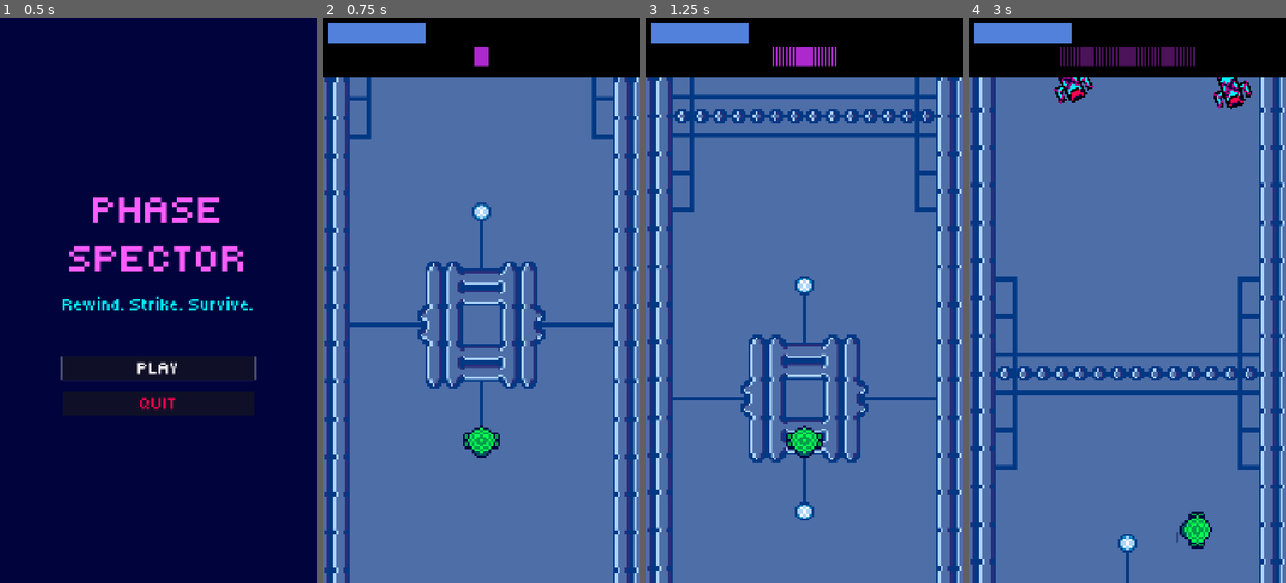
Above: before the commit, frames 1-4 (left to right).
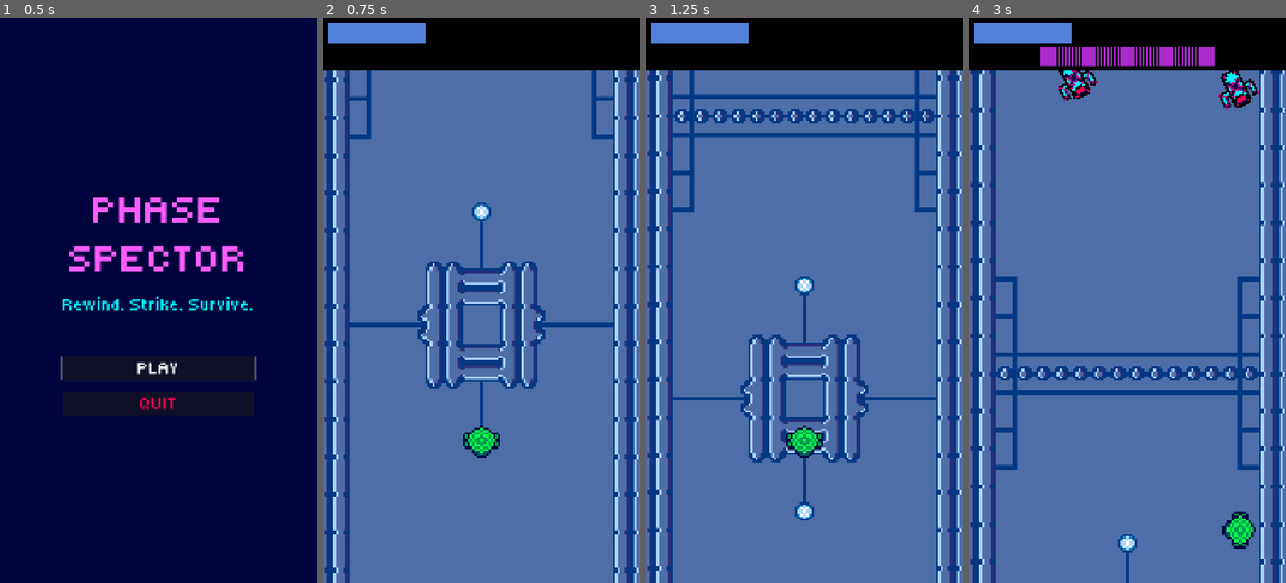
Above: after the commit, the same moments.

Repository: cormacoshaughnessey-maker/PanthersArcade
Game: Godot game, scene res://Scenes/title_screen.tscn
Same seed, same stepped clock (60 frames per second), same inputs: the game is played once before the commit and once after it.
Inputs:
- Up to frame 1 (0.5 s): no input
- Up to frame 2 (0.75 s): click "PLAY" at 0.5 s
- Up to frame 3 (1.25 s): no input
- Up to frame 4 (3 s): hold Right (right) 1.28-2.03 s; hold Space (rewind) 1.28-2.03 s; hold Down (down) 2.03-2.78 s; tap Space (rewind) at 2.1 s; hold Right (right) from 2.78 s (still down); hold Space (rewind) from 2.78 s (still down)

Frame 1 is identical in both runs. In frame 2, 1.4% of the frame differs, in the area x 0-100%, y 5-11%; in frame 3, 1.7%; in frame 4, 4.9%, in the area x 0-100%, y 5-94%.

Commit message:
Require Movement To Rewind
Added a new variable to the player (configurable in the editor) to toggle whether or not staying in place still fills the rewind bar. Also resized some sprites to their actual size.

Diff:
--- a/panthers-arcade-game/Scenes/enemy_projectile.tscn
+++ b/panthers-arcade-game/Scenes/enemy_projectile.tscn
@@ -4,7 +4,7 @@
 [ext_resource type="Texture2D" uid="uid://bn6rny7o53e5k" path="res://Assets/arrow.png" id="2_sprite"]
 
 [sub_resource type="RectangleShape2D" id="RectShape2D_projectile"]
-size = Vector2(22, 77)
+size = Vector2(32, 128)
 
 [node name="EnemyProjectile" type="Area2D" unique_id=1675078706]
 collision_layer = 16
@@ -12,9 +12,7 @@
 script = ExtResource("1_projectile")
 
 [node name="Sprite2D" type="Sprite2D" parent="." unique_id=1957256565]
-scale = Vector2(0.7, 0.7)
 texture = ExtResource("2_sprite")
 
 [node name="CollisionShape2D" type="CollisionShape2D" parent="." unique_id=415012167]
-position = Vector2(0, -0.5)
 shape = SubResource("RectShape2D_projectile")
--- a/panthers-arcade-game/Scenes/game.tscn
+++ b/panthers-arcade-game/Scenes/game.tscn
@@ -16,11 +16,11 @@
 
 [sub_resource type="WorldBoundaryShape2D" id="WorldBoundaryShape2D_v158k"]
 normal = Vector2(0, 1)
-distance = 200.0
+distance = 180.0
 
 [sub_resource type="WorldBoundaryShape2D" id="WorldBoundaryShape2D_wowpa"]
 
-[node name="Game" type="Node2D" unique_id=1653535691]
+[node name="Game" type="Node2D" unique_id=1653535691 groups=["game"]]
 script = ExtResource("1_ebmjs")
 default_lives = 5
 
@@ -28,7 +28,7 @@
 
 [node name="ColorRect" type="ColorRect" parent="UI" unique_id=226352673]
 offset_right = 1080.0
-offset_bottom = 200.0
+offset_bottom = 180.0
 color = Color(0, 0, 0, 1)
 
 [node name="HealthUI" parent="UI" unique_id=143631567 instance=ExtResource("5_ui")]
@@ -48,6 +48,7 @@
 invincibility_duration = 1.0
 rewind_invincibility_duration = 0.5
 pause_on_rewind = false
+require_movement_to_rewind = true
 max_rewind_length_in_seconds = 1.0
 
 [node name="PlayerAttacks" type="Node" parent="." unique_id=1452552307]
--- a/panthers-arcade-game/Scenes/player.tscn
+++ b/panthers-arcade-game/Scenes/player.tscn
@@ -50,7 +50,7 @@
 [sub_resource type="RectangleShape2D" id="RectangleShape2D_v0iea"]
 size = Vector2(128, 112)
 
-[node name="Player" type="CharacterBody2D" unique_id=103552615]
+[node name="Player" type="CharacterBody2D" unique_id=103552615 groups=["player"]]
 collision_layer = 2
 motion_mode = 1
 script = ExtResource("1_v0iea")
--- a/panthers-arcade-game/Scenes/rewind_attack.tscn
+++ b/panthers-arcade-game/Scenes/rewind_attack.tscn
@@ -4,7 +4,7 @@
 [ext_resource type="Texture2D" uid="uid://ccqxbfc6v34mb" path="res://Assets/rewindbubble.png" id="2_rewind_sprite"]
 
 [sub_resource type="CircleShape2D" id="CircleShape2D_2e2wj"]
-radius = 96.0
+radius = 72.06247
 
 [node name="RewindAttack" type="Area2D" unique_id=1341129594 groups=["player_attacks"]]
 collision_layer = 8
@@ -15,7 +15,6 @@
 shape = SubResource("CircleShape2D_2e2wj")
 
 [node name="Sprite2D" type="Sprite2D" parent="." unique_id=120360257]
-scale = Vector2(1.5, 1.5)
 texture = ExtResource("2_rewind_sprite")
 
 [connection signal="area_entered" from="." to="." method="_on_area_entered"]
--- a/panthers-arcade-game/Scripts/player.gd
+++ b/panthers-arcade-game/Scripts/player.gd
@@ -6,6 +6,7 @@
 @export var invincibility_duration := 1.5  # seconds of i-frames after getting hit
 @export var rewind_invincibility_duration := 1.0 # seconds of i-frames after finishing a rewind
 @export var pause_on_rewind := true # Determines whether or not enemies pause while rewinding
+@export var require_movement_to_rewind := false
 
 # signals for the UI to hook into
 #signal lives_changed(current_lives: int)
@@ -76,19 +77,18 @@
  # INFO: Function that saves data to the rewind_data array
 func save_rewind_data(_delta: float) -> void:
 	if not rewinding:
-		rewind_data["position"].append(global_position)
-		rewind_data["animation"].append(player_sprite.animation)
-		rewind_data["animation_frame"].append(player_sprite.frame)
-		rewind_data["animation_frame_progress"].append(player_sprite.frame_progress)
-		rewind_data["rotation"].append(global_rotation)
+		if (not require_movement_to_rewind) or (not rewind_data["position"].back() == global_position):
+			rewind_data["position"].append(global_position)
+			rewind_data["animation"].append(player_sprite.animation)
+			rewind_data["animation_frame"].append(player_sprite.frame)
+			rewind_data["animation_frame_progress"].append(player_sprite.frame_progress)
+			rewind_data["rotation"].append(global_rotation)
 		if rewind_data_length() > max_rewind_length:
 			rewind_data["position"].pop_front()
 			rewind_data["animation"].pop_front()
 			rewind_data["animation_frame"].pop_front()
 			rewind_data["animation_frame_progress"].pop_front()
 			rewind_data["rotation"].pop_front()
-	#print(rewind_data)
-	pass
 
 
  # INFO: Function which moves the player 1 position back along the rewind_data array
@@ -108,15 +108,19 @@
 
  # INFO: Function which spawns all the attacks from rewinding, then clears the attack_positions array
 func rewind_attacks() -> void:
-	for i in range(0, attack_positions.size(), 15):
-		spawn_attack(attack_positions[i])
+	for i in range(0, attack_positions.size(),15):
+		if i % 15 == 0:
+			spawn_attack(attack_positions[i])
+		else:
+			spawn_attack(attack_positions[i], true)
 	attack_positions.clear()
 
 
  # INFO: Function which spawns an individual rewind_attack
-func spawn_attack(attack_position:Vector2, _size := 1.0) -> void:
+func spawn_attack(attack_position:Vector2, hide:=false, _size := 1.0) -> void:
 	var attack_var = attack_scene.instantiate()
 	attack_var.global_position = attack_position
+	attack_var.hide_sprite(hide)
 	player_attacks.call_deferred("add_child", attack_var)
 
 
@@ -133,6 +137,7 @@
 	projection_var.global_position = rewind_data["position"].get(rewind_index)
 	projection_var.global_rotation = rewind_data["rotation"].get(rewind_index)
 	#projection_var.frame = rewind_data["animation_frame"].get(rewind_index)
+	projection_var.add_to_group("player_projections")
 	player_projections.call_deferred("add_child", projection_var)
 
 
@@ -142,7 +147,7 @@
 		rewinding = false
 		rewind_on_cooldown = true
 		rewind_cooldown_timer.start()
-		get_tree().call_group("player_projections", "queue_free")
+		get_tree().call_group_flags(SceneTree.GROUP_CALL_DEFERRED, "player_projections", "queue_free")
 		rewind_attacks()
 		start_invincibility(true)
 		game_node.pause_enemies(false)
--- a/panthers-arcade-game/Scripts/player_projection.gd
+++ b/panthers-arcade-game/Scripts/player_projection.gd
@@ -1,5 +1,15 @@
 extends Sprite2D
+
+var game_node : Node2D
+var player : Player
+
 
 func _enter_tree() -> void:
 	#self.add_to_group("player_projections")
+	player = get_tree().get_first_node_in_group("player")
 	pass
+
+
+func _physics_process(delta: float) -> void:
+	if not player.rewinding:
+		queue_free()
--- a/panthers-arcade-game/Scripts/rewind_attack.gd
+++ b/panthers-arcade-game/Scripts/rewind_attack.gd
@@ -25,3 +25,7 @@
 func _on_area_entered(area: Area2D) -> void:
 	if area is Enemy:
 		area.take_damage(damage)
+
+
+func hide_sprite(hide := true) -> void:
+	$Sprite2D.visible = not hide
--- a/panthers-arcade-game/project.godot
+++ b/panthers-arcade-game/project.godot
@@ -32,6 +32,8 @@
 enemies="Enemies"
 enemy_attack="All enemy attacks"
 pausable="Nodes that have pause functions"
+game="Game node"
+player="Player"
 
 [gui]
 
